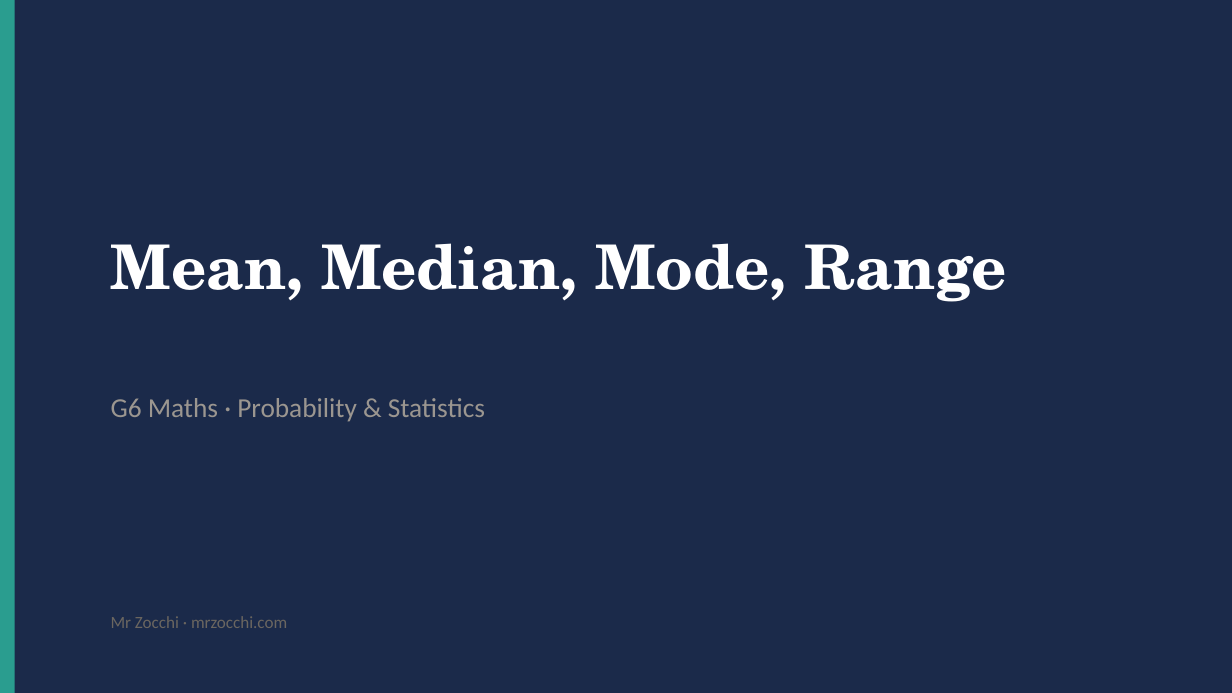
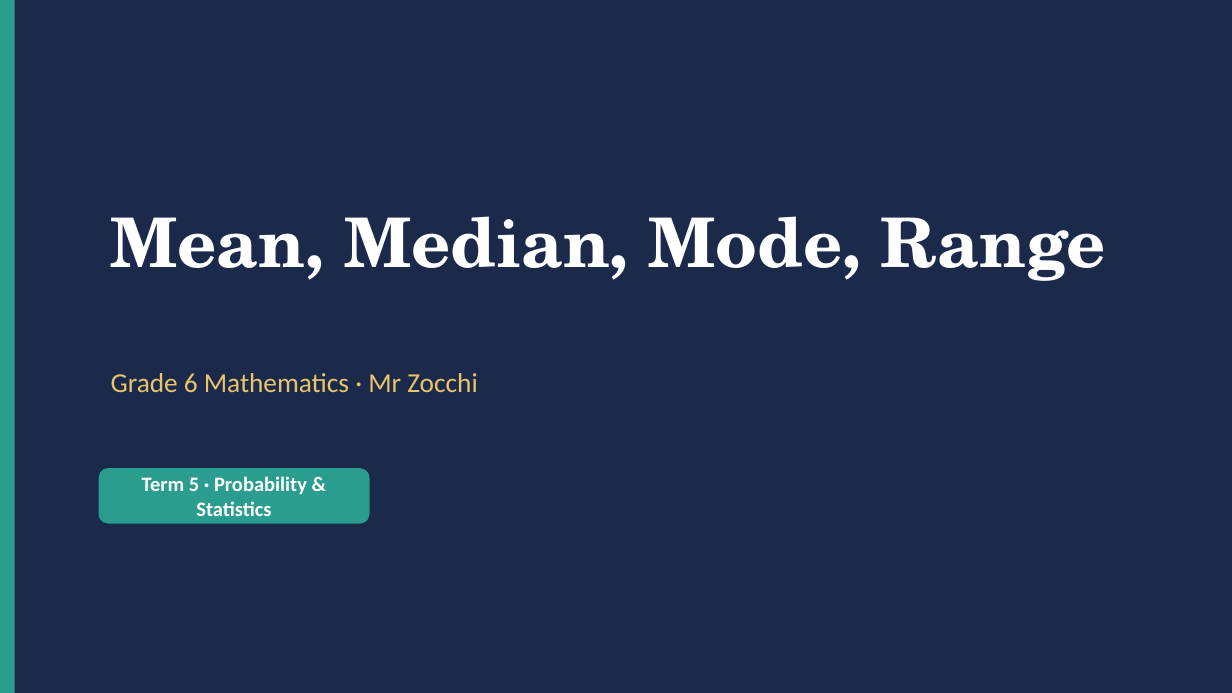
Before and after one commit to briscorey/mrzocchi, a slide deck: slide 1 of static/ppts/G6_Math_T5_Averages.pptx. Drawn at 1232x693 pixels with LibreOffice and Linux fonts; fonts in the diff are those of the drawing. Boxes give left, top, right and bottom in pixels: in the first picture for what was removed or moved away, otherwise in the second. Text is boxed around its words. In the diff, an @@ line names an element or a change of style, - is before the commit and + after.

Commit message:
feat: 60 real PowerPoints for all G6 Science and Maths
Complete set of educational presentations with real content:

G6 SCIENCE (30 PPTs):
T1 Scientific Skills: Lab Safety, Scientific Method, Variables,
   Measurement & Units, Data & Graphs, Full Revision
T2 Chemistry: Particle Model, States of Matter, Changes of State,
   Mixtures & Solutions, Separating Mixtures, Full Revision
T3 Earth Science: Earth's Layers, Convection Currents, Plate
   Boundaries, Continental Drift, Earthquakes & Volcanoes, Full Revision
T4 Ecology: Ecosystems & Habitats, Food Chains & Webs, Adaptations,
   Human Impact, Biodiversity, Full Revision
T5 Space Science: Solar System, Earth/Sun/Moon, Seasons & Axial Tilt,
   Day & Night, Space Exploration, Full Revision

G6 MATHS (30 PPTs):
T1 Number Sense: Place Value, Rounding & Estimation, BIDMAS,
   Negative Numbers, Factors/Multiples/Primes, Full Revision
T2 Fractions & Decimals: Understanding Fractions, Equivalent &
   Simplifying, Adding/Subtracting, Multiplying/Dividing,
   Decimals & Percentages, Full Revision
T3 Geometry: Perimeter, Area, Surface Area, Volume, Capacity,
   Full Revision
T4 Algebra: Expressions, Substitution, One-Step Equations,
   Two-Step Equations, Sequences & Patterns, Full Revision
T5 Probability & Statistics: Collecting Data, Averages,
   Charts & Graphs, Probability Basics, Experimental vs
   Theoretical, Full Revision

DESIGN: Navy/teal/gold palette matching mrzocchi.com.
4 slide layouts: big-idea, cards (2-3 grid), two-column, default.
Title slide + 3-4 content slides + summary slide per topic.
Total: ~300 slides across 60 presentations.

```diff
--- a/static/ppts/G6_Math_T5_Averages.pptx
+++ b/static/ppts/G6_Math_T5_Averages.pptx
@@ text "Mean, Median, Mode, Range": place and size @@
-text "Mean, Median, Mode, Range" at bbox=[111, 243, 1008, 302]
+text "Mean, Median, Mode, Range" at bbox=[111, 216, 1106, 281]
@@ text "Mean, Median, Mode, Range" at bbox=[111, 216, 1106, 281]: size 36 to 40 pt @@
@@ text at bbox=[111, 373, 477, 392]: text changed; text colour #9B9690 to #E9C46A @@
-G6 Maths · Probability & Statistics
+Grade 6 Mathematics · Mr Zocchi
@@ rounded rectangle added at bbox=[99, 468, 370, 524], fill #2A9D8F @@
@@ text added at bbox=[142, 476, 307, 516], 12 pt, text #FFFFFF, bold @@
+Term 5 · Probability & Statistics
@@ text removed at bbox=[111, 616, 287, 628] @@
-Mr Zocchi · mrzocchi.com
```
Also in this commit, not shown: 5 slides added, 3 slides removed, 59 other files.
